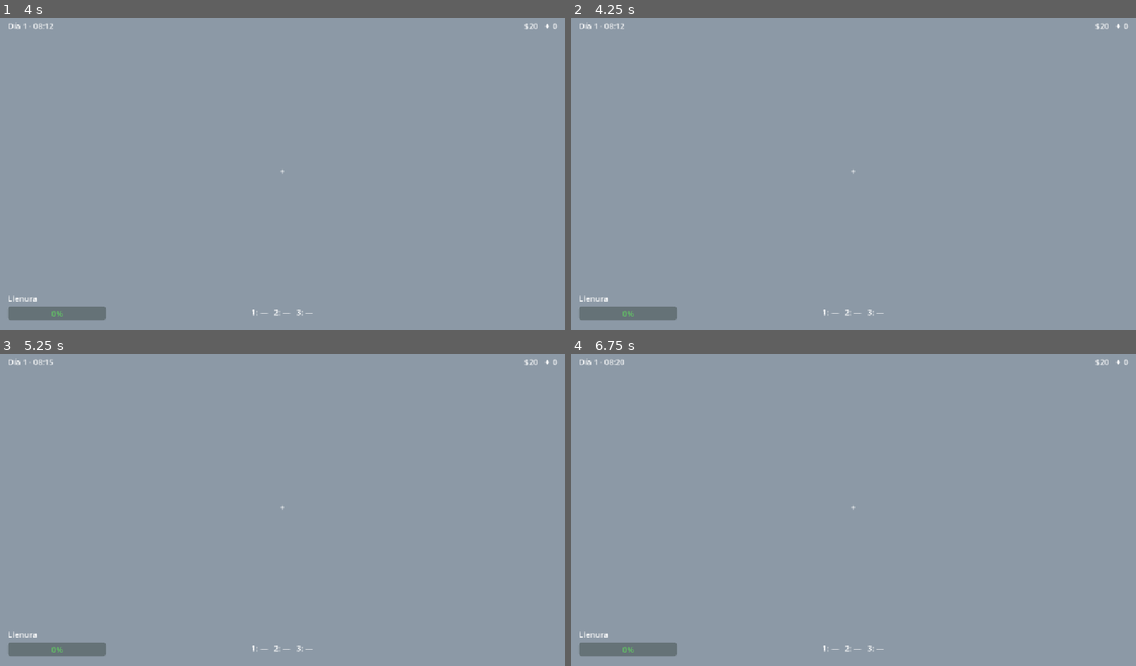
Above: before the commit, frames 1-4 (two rows, left to right).
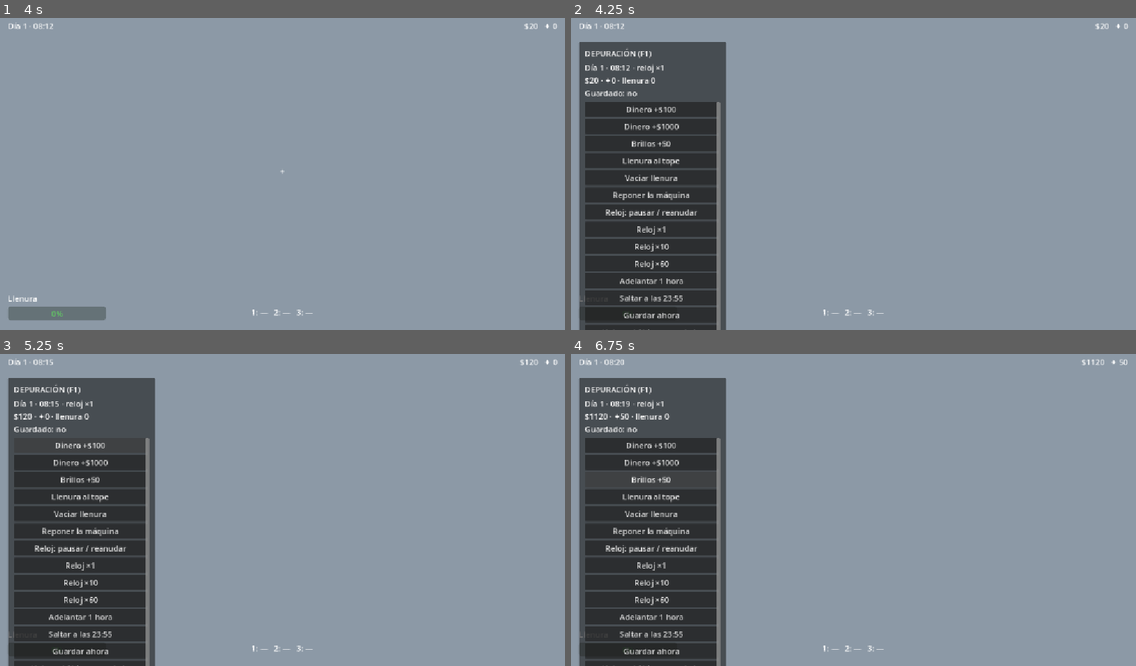
Above: after the commit, the same moments.

Repository: Hykev/game_dev_snacks
Game: Godot game, scene res://scenes/world/test_room.tscn
The game is run twice, just before and just after one commit, with the same random seed, the same clock (stepped at 60 frames per second) and the same inputs.
Inputs (mouse positions are in pixels of both pictures, inside the frame that each line leads up to):
- Up to frame 1 (4 s): tap Enter at 0.5 s; move the mouse to (310, 170) at 0.52 s; hold Space (eat) 0.53-1.28 s; hold W (move_forward) from 0.53 s (still down); move the mouse to (254, 174) at 1.27 s; click (254, 174) at 1.35 s; move the mouse to (293, 164) at 2.02 s; hold E (interact) 2.03-2.78 s; move the mouse to (276, 177) at 2.77 s; tap 1 (slot_1) at 2.85 s; move the mouse to (322, 174) at 3.52 s; tap 2 (slot_2) at 3.6 s
- Up to frame 2 (4.25 s): keep holding W (move_forward); tap F1 (debug_menu, bound only after the commit) at 4.15 s
- Up to frame 3 (5.25 s): move the mouse to (237, 503) at 4.27 s; tap 3 (slot_3) at 4.35 s; release W (move_forward) at 5 s; click (79, 444) at 5 s, where only the run after the commit has a clickable "Dinero +$100"
- Up to frame 4 (6.75 s): click (650, 463) at 5.75 s, where only the run after the commit has a clickable "Dinero +$1000"; click (650, 478) at 6.5 s, where only the run after the commit has a clickable "Brillos +50"

Frame 1 is identical in both runs. In frame 2, 24% of the frame differs, in the area x 1-51%, y 7-100%; in frame 3, 24%; in frame 4, 24%, in the area x 1-99%, y 1-100%.

Commit message:
Acción debug_menu (F1) en el Input Map e ids de nodos del editor
Co-Authored-By: Claude Opus 5.5 <noreply@anthropic.com>

Diff:
--- a/vending-machine-game/project.godot
+++ b/vending-machine-game/project.godot
@@ -91,6 +91,11 @@
 "events": [Object(InputEventMouseButton,"resource_local_to_scene":false,"resource_name":"","device":-1,"window_id":0,"a …(258 unchanged characters)…
 ]
 }
+debug_menu={
+"deadzone": 0.2,
+"events": [Object(InputEventKey,"resource_local_to_scene":false,"resource_name":"","device":-1,"window_id":0,"alt_pressed":false,"shift_pressed":false,"ctrl_pressed":false,"meta_pressed":false,"pressed":false,"keycode":0,"physical_keycode":4194332,"key_label":0,"unicode":0,"location":0,"echo":false,"script":null)
+]
+}
 
 [physics]
 
--- a/vending-machine-game/scenes/world/test_room.tscn
+++ b/vending-machine-game/scenes/world/test_room.tscn
@@ -56,20 +56,20 @@
 [node name="EatingStation" parent="." unique_id=947374215 instance=ExtResource("7_station")]
 transform = Transform3D(-1, 0, 0, 0, 1, 0, 0, 0, -1, 1, 0, 4)
 
-[node name="Toilet" parent="." instance=ExtResource("9_toilet")]
+[node name="Toilet" parent="." unique_id=374906979 instance=ExtResource("9_toilet")]
 transform = Transform3D(1, 0, 0, 0, 1, 0, 0, 0, 1, -6, 0, 6)
 
-[node name="Bed" parent="." instance=ExtResource("10_bed")]
+[node name="Bed" parent="." unique_id=1006908618 instance=ExtResource("10_bed")]
 transform = Transform3D(1, 0, 0, 0, 1, 0, 0, 0, 1, 7, 0, 6)
 
-[node name="FrontDoor" parent="." instance=ExtResource("13_door")]
+[node name="FrontDoor" parent="." unique_id=1442602894 instance=ExtResource("13_door")]
 transform = Transform3D(1, 0, 0, 0, 1, 0, 0, 0, 1, -3, 0, -9)
 
-[node name="ShippingBox" parent="." node_paths=PackedStringArray("table_spot", "door_spot") instance=ExtResource("14_box")]
+[node name="ShippingBox" parent="." unique_id=941721844 node_paths=PackedStringArray("table_spot", "door_spot") instance=ExtResource("14_box")]
 table_spot = NodePath("../EatingStation/BoxSpot")
 door_spot = NodePath("../FrontDoor/BoxSpot")
 
-[node name="DayCycle" type="Node" parent="." node_paths=PackedStringArray("wake_point")]
+[node name="DayCycle" type="Node" parent="." unique_id=793953460 node_paths=PackedStringArray("wake_point")]
 script = ExtResource("12_day_cycle")
 wake_point = NodePath("../Bed/WakePoint")
 
@@ -77,8 +77,8 @@
 
 [node name="VendingPanel" parent="." unique_id=1919004749 instance=ExtResource("6_vending_panel")]
 
-[node name="TazoCard" parent="." instance=ExtResource("8_tazo_card")]
+[node name="TazoCard" parent="." unique_id=58996579 instance=ExtResource("8_tazo_card")]
 
-[node name="DayScreens" parent="." instance=ExtResource("11_day_screens")]
+[node name="DayScreens" parent="." unique_id=558556865 instance=ExtResource("11_day_screens")]
 
-[node name="DebugMenu" parent="." instance=ExtResource("15_debug")]
+[node name="DebugMenu" parent="." unique_id=1757622401 instance=ExtResource("15_debug")]
Not shown: 1 places in vending-machine-game/scenes/world/test_room.tscn that only renumber resources
